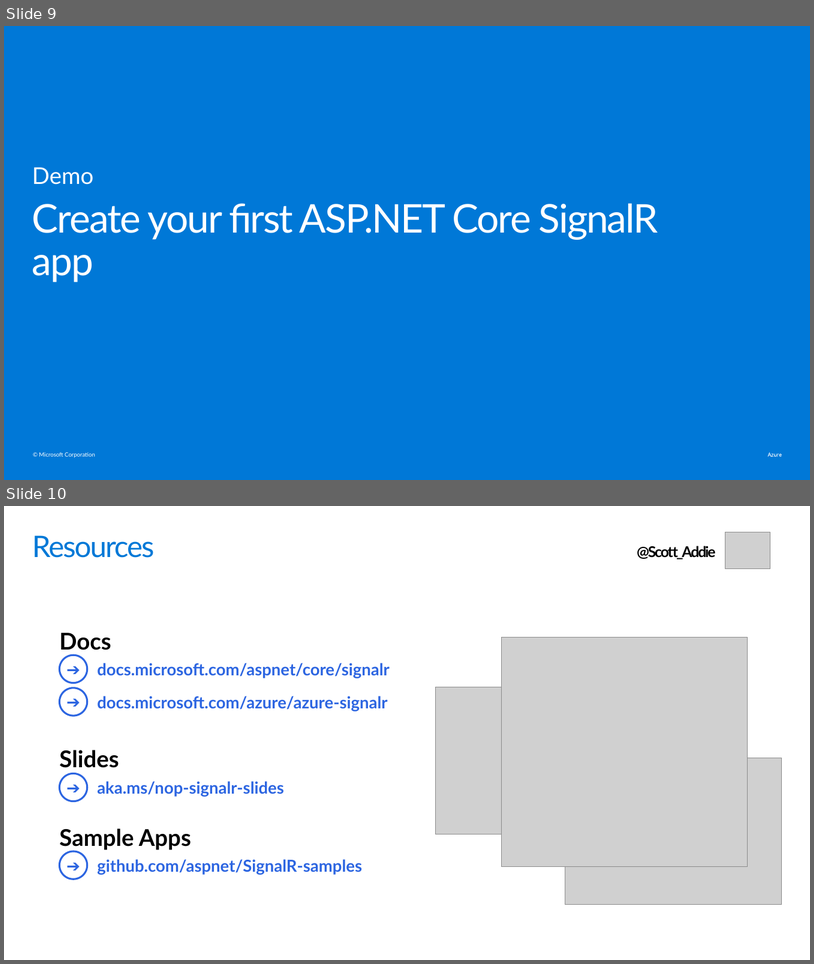
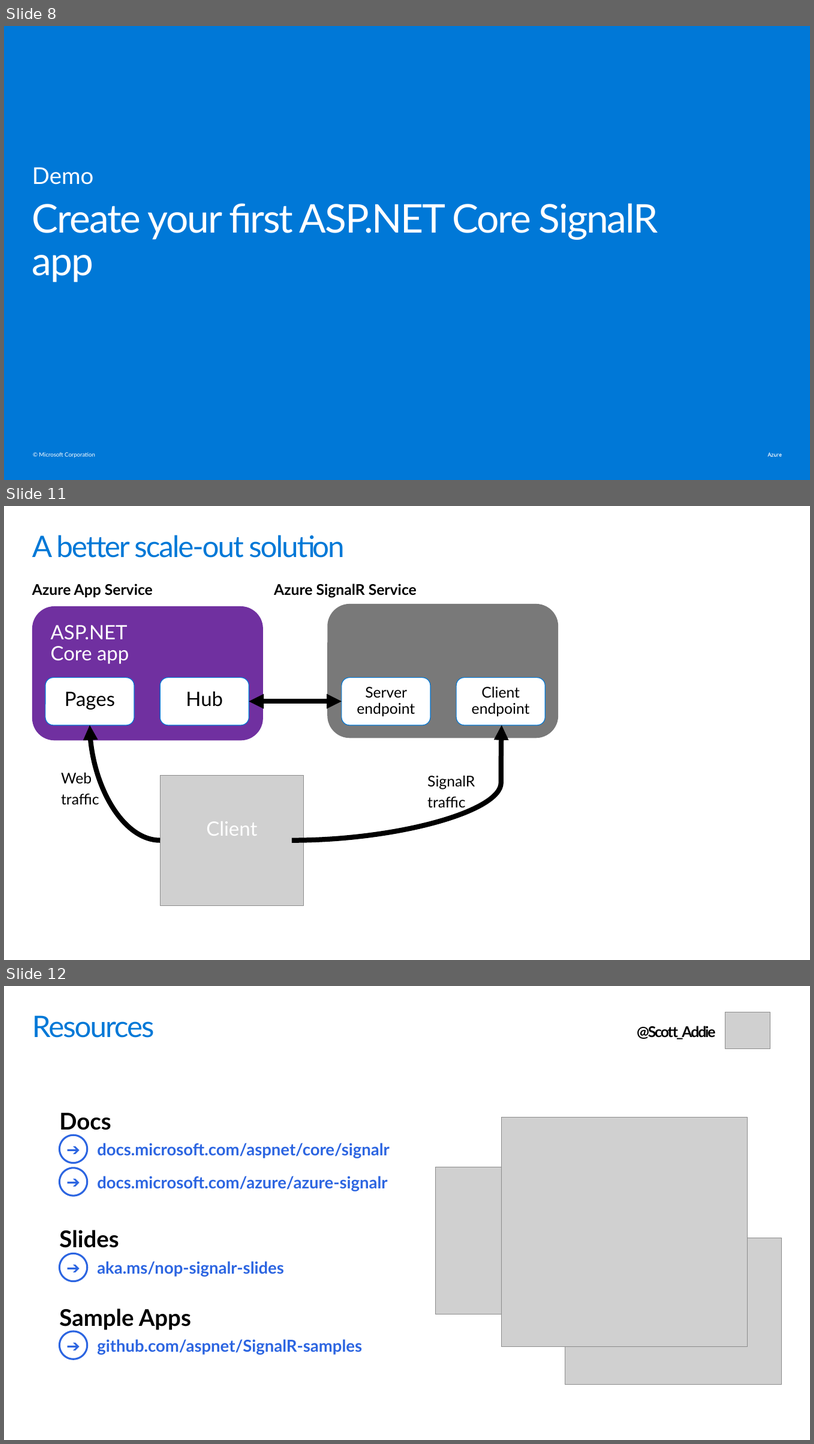
Before and after one commit to scottaddie/slide-decks, a slide deck: Building the Real-time Web with SignalR.pptx. Shown one above the other, each under a label of ours: slides 9 and 10 before the commit, slides 8, 11 and 12 after it; the slides between them are not shown. The pictures are 814x964 and 814x1444 pixels, drawn with LibreOffice and Linux fonts; fonts in the diff are those of the drawing; grey boxes stand for pictures; background and template pictures are left out. Boxes give left, top, right and bottom in pixels: in the first picture for what was removed or moved away, otherwise in the second. Text is boxed around its words. In the diff, an @@ line names an element or a change of style, - is before the commit and + after.

Commit message:
Tweak SignalR slides

```diff
--- a/Building the Real-time Web with SignalR.pptx
+++ b/Building the Real-time Web with SignalR.pptx
@@ slide 11 added at [4,506,810,960], background picture (left out) @@
@@ title added at [32,535,344,558], 36 pt, text #0078D7 @@
+A better scale-out solution
@@ text added at [32,583,417,598], 18 pt, text #000000, bold @@
+Azure App Service Azure SignalR Service
@@ rounded rectangle added at [32,606,263,740], fill #7030A0, 24 pt, text #FFFFFF @@
+ASP.NET
+Core app
@@ rounded rectangle added at [328,604,559,738], fill #797979 @@
@@ rounded rectangle added at [45,678,134,725], fill #FFFFFF, outline #0078D7 0.85 pt, 24 pt, text #000000 @@
+Pages
@@ rounded rectangle added at [160,678,249,725], fill #FFFFFF, outline #0078D7 0.85 pt, 24 pt, text #000000 @@
+Hub
@@ rounded rectangle added at [342,678,431,725], fill #FFFFFF, outline #0078D7 0.85 pt, 18 pt, text #000000 @@
+Server endpoint
@@ rounded rectangle added at [456,678,545,725], fill #FFFFFF, outline #0078D7 0.85 pt, 18 pt, text #000000 @@
+Client endpoint
@@ double arrow added from (249, 701) to (342, 701), #000000 6 pt @@
@@ curved arrow added from (160, 840) to (90, 725), #000000 6 pt @@
@@ curved arrow added from (292, 840) to (502, 725), #000000 6 pt @@
@@ text added at [61,772,99,805], 18 pt, text #000000 @@
+Web
+traffic
@@ picture added at [160,775,303,905] @@
@@ text added at [428,775,475,810], 18 pt, text #000000 @@
+SignalR
+traffic
@@ text added at [206,821,257,835], 24 pt, text #FFFFFF @@
+Client
@@ what was slide 9 is now slide 8 @@
@@ what was slide 10 is now slide 12 @@
```
Also in this commit, not shown: 6 slides changed, 1 other slide added.
